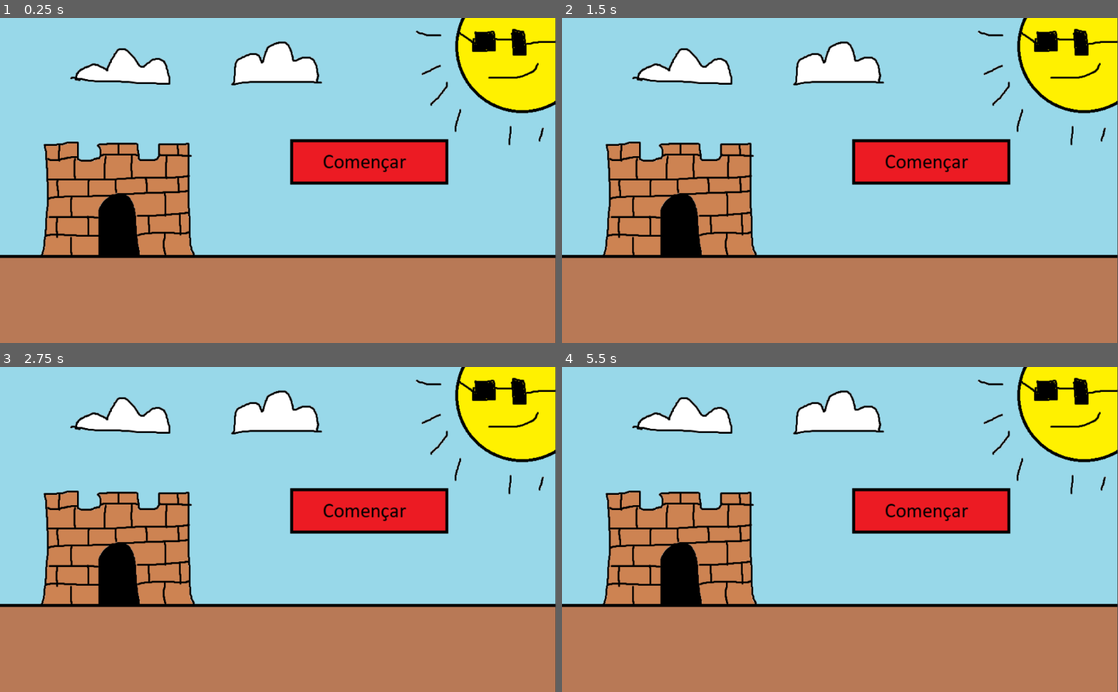
Above: before the commit, frames 1-4 (two rows, left to right).
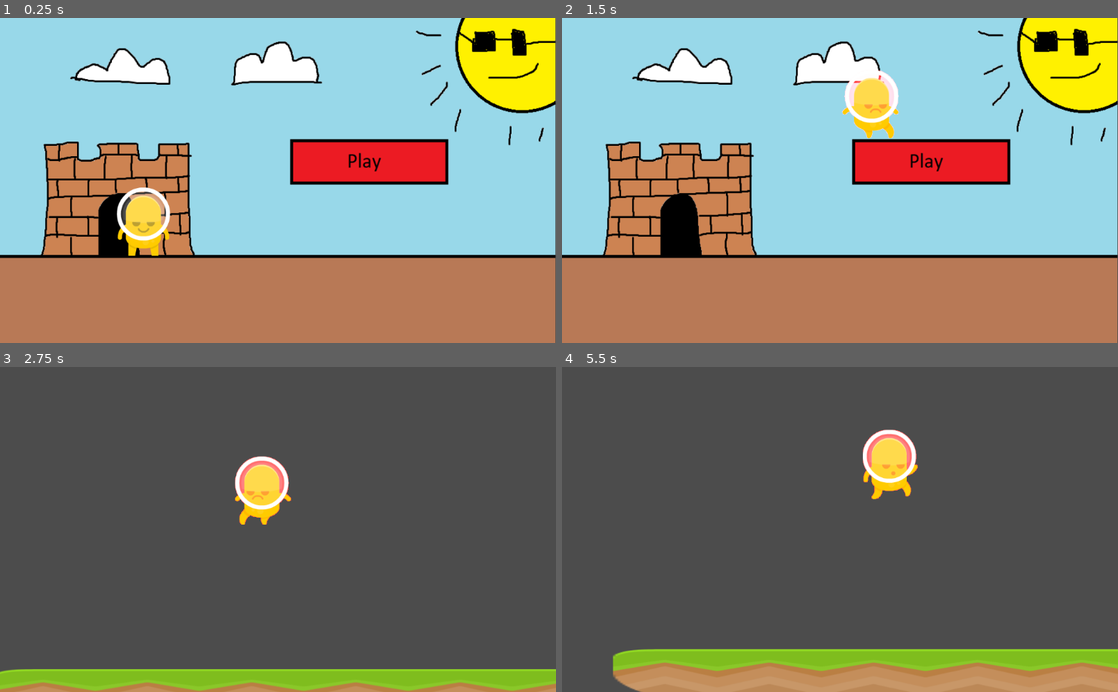
Above: after the commit, the same moments.

Repository: Rowlet20/Segon_joc
Game: Godot game, scene res://Escenes/Menu Principal/Menu principal.tscn
Same seed, same stepped clock (60 frames per second), same inputs: the game is played once before the commit and once after it. Before the commit the project starts from res://Escenes/Escena principal.tscn.
Inputs:
- Up to frame 1 (0.25 s): no input
- Up to frame 2 (1.5 s): tap Enter at 0.5 s; hold R (return, bound only after the commit) 0.53-1.28 s; hold D (right, bound only after the commit) from 0.53 s (still down); tap W (up, bound only after the commit) at 0.77, 0.8, 1.07, 1.35 s
- Up to frame 3 (2.75 s): tap W (up, bound only after the commit) at 1.52, 1.82, 2.3 s; tap R (return, bound only after the commit) at 1.55 s; release D (right, bound only after the commit) at 2.03 s; hold A (left, bound only after the commit) from 2.03 s (still down); hold R (return, bound only after the commit) from 2.03 s (still down)
- Up to frame 4 (5.5 s): release A (left, bound only after the commit) at 2.78 s; release R (return, bound only after the commit) at 2.78 s; hold D (right, bound only after the commit) 2.78-4.28 s; tap R (return, bound only after the commit) at 2.85, 4.35 s; tap W (up, bound only after the commit) at 3.02, 3.32, 3.6, 3.77, 4.07, 4.52, 4.82, 5.3 s; hold A (left, bound only after the commit) 4.28-5.03 s; hold D (right, bound only after the commit) from 5.03 s (still down); hold R (return, bound only after the commit) from 5.03 s (still down)

The runs differ from the first frame. In frame 1, 1.9% of the frame differs, in the area x 21-74%, y 41-74%; in frame 2, 1.8%; in frame 3, 98%, in the area x 0-100%, y 0-100%; in frame 4, 95%.

Commit message:
Primer nivell, menu finalitzat, camera
He creat el primer nivell, possat terres i els seus sprites, la camera segueix al personatge. IDEA: Segon nivell sigui una caiguda lliure.

Diff:
--- /dev/null
+++ b/Codes/Personatge.gd
@@ -0,0 +1,53 @@
+extends KinematicBody2D
+
+var velocitat_base = 300
+var velocitat = Vector2.ZERO
+var gravetat = Vector2.DOWN * 980 #Si cada 100 pixels es un metre
+var salt = Vector2.UP * 500
+var doble_salt = 1
+
+func _physics_process(delta):
+	velocitat.x = 0
+	if Input.is_action_pressed("right"):
+		velocitat += Vector2.RIGHT * velocitat_base
+	if Input.is_action_pressed("left"):
+		velocitat += Vector2.LEFT * velocitat_base
+	if Input.is_action_just_pressed("up") and doble_salt != 0:
+		doble_salt -= 1
+		velocitat = salt
+		if doble_salt == 0:
+			modulate = Color(255,1,1)
+	if is_on_floor():
+		doble_salt = 1
+		modulate = Color(1,1,1)
+	if Input.is_action_pressed("return"):
+		position = Vector2(503,199)
+
+	velocitat += gravetat * delta
+	velocitat = move_and_slide(velocitat, Vector2.UP)
+
+	anima(velocitat)
+
+func anima(velocitat:Vector2):
+	var animacio = $AnimatedSprite
+	if velocitat.x > 0:
+		animacio.flip_h = false
+		animacio.play('Walkin')
+	elif velocitat.x < 0:
+		animacio.flip_h = true
+		animacio.play('Walkin')
+
+	if velocitat.y < -2:
+		animacio.play('Jump')
+		return
+
+	if velocitat.y > 1:
+		animacio.play('Fall')
+		return
+
+	if abs(velocitat.x) < 0.1:
+		animacio.play('Quiet')
+
+
+func _on_Play_body_entered(body):
+	get_tree().change_scene("res://Escenes/Nivell 1.tscn")
--- a/Escena principal.gd
+++ /dev/null
@@ -1,16 +0,0 @@
-extends Node2D
-
-
-# Declare member variables here. Examples:
-# var a = 2
-# var b = "text"
-
-
-# Called when the node enters the scene tree for the first time.
-func _ready():
-	pass # Replace with function body.
-
-
-# Called every frame. 'delta' is the elapsed time since the previous frame.
-#func _process(delta):
-#	pass
--- a/Escenes/Escena principal.tscn
+++ /dev/null
@@ -1,23 +0,0 @@
-[gd_scene load_steps=3 format=2]
-
-[ext_resource path="res://Imatges/Menu_fons.png" type="Texture" id=1]
-[ext_resource path="res://Escenes/Terra.tscn" type="PackedScene" id=2]
-
-[node name="Node2D" type="Node2D"]
-
-[node name="MenuFons" type="Sprite" parent="."]
-position = Vector2( 511, 302 )
-scale = Vector2( 1.06667, 1.11852 )
-texture = ExtResource( 1 )
-
-[node name="Terra" parent="." instance=ExtResource( 2 )]
-position = Vector2( 501, 464 )
-scale = Vector2( 1.84, 1 )
-
-[node name="Terra2" parent="." instance=ExtResource( 2 )]
-position = Vector2( 1048, 258 )
-rotation = -1.5708
-
-[node name="Terra3" parent="." instance=ExtResource( 2 )]
-position = Vector2( -28, 251 )
-rotation = 1.5708
--- /dev/null
+++ b/Escenes/Grass Corner.tscn
@@ -0,0 +1,14 @@
+[gd_scene load_steps=3 format=2]
+
+[ext_resource path="res://Imatges/Ground/Grass/grassCliff_right.png" type="Texture" id=1]
+
+[sub_resource type="RectangleShape2D" id=1]
+extents = Vector2( 64, 64 )
+
+[node name="StaticBody2D" type="StaticBody2D"]
+
+[node name="Sprite" type="Sprite" parent="."]
+texture = ExtResource( 1 )
+
+[node name="CollisionShape2D" type="CollisionShape2D" parent="."]
+shape = SubResource( 1 )
--- /dev/null
+++ b/Escenes/Grass Ground.tscn
@@ -0,0 +1,14 @@
+[gd_scene load_steps=3 format=2]
+
+[ext_resource path="res://Imatges/Ground/Grass/grass.png" type="Texture" id=1]
+
+[sub_resource type="RectangleShape2D" id=1]
+extents = Vector2( 64, 64 )
+
+[node name="Ground" type="StaticBody2D"]
+
+[node name="Sprite" type="Sprite" parent="."]
+texture = ExtResource( 1 )
+
+[node name="CollisionShape2D" type="CollisionShape2D" parent="."]
+shape = SubResource( 1 )
--- /dev/null
+++ b/Escenes/Menu Principal/Menu principal.tscn
@@ -0,0 +1,39 @@
+[gd_scene load_steps=5 format=2]
+
+[ext_resource path="res://Escenes/Menu Principal/Terra Invisible.tscn" type="PackedScene" id=1]
+[ext_resource path="res://Escenes/Personatge.tscn" type="PackedScene" id=2]
+[ext_resource path="res://Imatges/Menu_fons.png" type="Texture" id=3]
+
+[sub_resource type="RectangleShape2D" id=1]
+extents = Vector2( 145.5, 41.5 )
+
+[node name="Menu principal" type="Node2D"]
+
+[node name="Menu principal - Fons" type="Sprite" parent="."]
+position = Vector2( 511, 302 )
+scale = Vector2( 1.06667, 1.11852 )
+texture = ExtResource( 3 )
+
+[node name="Personatge" parent="." instance=ExtResource( 2 )]
+position = Vector2( 264, 432 )
+
+[node name="Terra Invisible" parent="." instance=ExtResource( 1 )]
+position = Vector2( 501, 464 )
+scale = Vector2( 1.84, 1 )
+
+[node name="Wall" parent="." instance=ExtResource( 1 )]
+position = Vector2( 1048, 258 )
+rotation = -1.5708
+
+[node name="Wall2" parent="." instance=ExtResource( 1 )]
+position = Vector2( -28, 251 )
+rotation = 1.5708
+
+[node name="Play" type="Area2D" parent="."]
+position = Vector2( 678.75, 266.5 )
+
+[node name="CollisionShape2D" type="CollisionShape2D" parent="Play"]
+position = Vector2( 1.75, -1 )
+shape = SubResource( 1 )
+
+[connection signal="body_entered" from="Play" to="Personatge" method="_on_Play_body_entered"]
--- /dev/null
+++ b/Escenes/Nivell 1.tscn
@@ -0,0 +1,41 @@
+[gd_scene load_steps=5 format=2]
+
+[ext_resource path="res://Escenes/Grass Ground.tscn" type="PackedScene" id=1]
+[ext_resource path="res://Escenes/Personatge.tscn" type="PackedScene" id=2]
+[ext_resource path="res://Escenes/Grass Corner.tscn" type="PackedScene" id=3]
+
+[sub_resource type="RectangleShape2D" id=1]
+extents = Vector2( 64, 10 )
+
+[node name="Nivell 1" type="Node2D"]
+
+[node name="Personatge" parent="." instance=ExtResource( 2 )]
+position = Vector2( 475, 232 )
+
+[node name="Camera" type="Camera2D" parent="Personatge"]
+current = true
+drag_margin_h_enabled = true
+drag_margin_v_enabled = true
+
+[node name="Grass Corner" parent="." instance=ExtResource( 3 )]
+position = Vector2( 861, 536 )
+scale = Vector2( 4.5, 1 )
+
+[node name="Grass Corner2" parent="." instance=ExtResource( 3 )]
+position = Vector2( 285, 536 )
+scale = Vector2( -4.5, 1 )
+
+[node name="Ground" parent="." instance=ExtResource( 1 )]
+position = Vector2( 1538, 502 )
+scale = Vector2( 1, 2 )
+
+[node name="Falling Ground" parent="." instance=ExtResource( 1 )]
+position = Vector2( 2015, 397 )
+
+[node name="Area2D" type="Area2D" parent="Falling Ground"]
+
+[node name="CollisionShape2D" type="CollisionShape2D" parent="Falling Ground/Area2D"]
+position = Vector2( 0, -67 )
+shape = SubResource( 1 )
+
+[editable path="Falling Ground"]
--- /dev/null
+++ b/Escenes/Personatge.tscn
@@ -0,0 +1,48 @@
+[gd_scene load_steps=9 format=2]
+
+[ext_resource path="res://Imatges/Yellow/alienYellow_walk1.png" type="Texture" id=1]
+[ext_resource path="res://Imatges/Yellow/alienYellow_walk2.png" type="Texture" id=2]
+[ext_resource path="res://Imatges/Yellow/alienYellow_jump.png" type="Texture" id=3]
+[ext_resource path="res://Imatges/Yellow/alienYellow_front.png" type="Texture" id=4]
+[ext_resource path="res://Imatges/Yellow/alienYellow_hit.png" type="Texture" id=5]
+[ext_resource path="res://Codes/Personatge.gd" type="Script" id=6]
+
+[sub_resource type="SpriteFrames" id=2]
+animations = [ {
+"frames": [ ExtResource( 1 ), ExtResource( 2 ) ],
+"loop": true,
+"name": "Walkin",
+"speed": 5.0
+}, {
+"frames": [ ExtResource( 5 ) ],
+"loop": true,
+"name": "Fall",
+"speed": 5.0
+}, {
+"frames": [ ExtResource( 3 ) ],
+"loop": true,
+"name": "Jump",
+"speed": 5.0
+}, {
+"frames": [ ExtResource( 4 ) ],
+"loop": true,
+"name": "Quiet",
+"speed": 5.0
+} ]
+
+[sub_resource type="RectangleShape2D" id=3]
+extents = Vector2( 43.3333, 74.5 )
+
+[node name="Personatge" type="KinematicBody2D"]
+scale = Vector2( 0.75, 0.75 )
+script = ExtResource( 6 )
+
+[node name="AnimatedSprite" type="AnimatedSprite" parent="."]
+position = Vector2( 0, -84 )
+frames = SubResource( 2 )
+animation = "Quiet"
+playing = true
+
+[node name="CollisionShape2D" type="CollisionShape2D" parent="."]
+position = Vector2( 0.666666, -74.5 )
+shape = SubResource( 3 )
--- a/project.godot
+++ b/project.godot
@@ -11,8 +11,41 @@
 [application]
 
 config/name="Segon_joc_manelqc"
-run/main_scene="res://Escenes/Escena principal.tscn"
+run/main_scene="res://Escenes/Menu Principal/Menu principal.tscn"
 config/icon="res://Imatges/icon.png"
+
+[input]
+
+right={
+"deadzone": 0.5,
+"events": [ Object(InputEventKey,"resource_local_to_scene":false,"resource_name":"","device":0,"alt":false,"shift":false,"control":false,"meta":false,"command":false,"pressed":false,"scancode":68,"physical_scancode":0,"unicode":0,"echo":false,"script":null)
+, Object(InputEventKey,"resource_local_to_scene":false,"resource_name":"","device":0,"alt":false,"shift":false,"control":false,"meta":false,"command":false,"pressed":false,"scancode":16777233,"physical_scancode":0,"unicode":0,"echo":false,"script":null)
+ ]
+}
+left={
+"deadzone": 0.5,
+"events": [ Object(InputEventKey,"resource_local_to_scene":false,"resource_name":"","device":0,"alt":false,"shift":false,"control":false,"meta":false,"command":false,"pressed":false,"scancode":65,"physical_scancode":0,"unicode":0,"echo":false,"script":null)
+, Object(InputEventKey,"resource_local_to_scene":false,"resource_name":"","device":0,"alt":false,"shift":false,"control":false,"meta":false,"command":false,"pressed":false,"scancode":16777231,"physical_scancode":0,"unicode":0,"echo":false,"script":null)
+ ]
+}
+up={
+"deadzone": 0.5,
+"events": [ Object(InputEventKey,"resource_local_to_scene":false,"resource_name":"","device":0,"alt":false,"shift":false,"control":false,"meta":false,"command":false,"pressed":false,"scancode":87,"physical_scancode":0,"unicode":0,"echo":false,"script":null)
+, Object(InputEventKey,"resource_local_to_scene":false,"resource_name":"","device":0,"alt":false,"shift":false,"control":false,"meta":false,"command":false,"pressed":false,"scancode":16777232,"physical_scancode":0,"unicode":0,"echo":false,"script":null)
+, Object(InputEventKey,"resource_local_to_scene":false,"resource_name":"","device":0,"alt":false,"shift":false,"control":false,"meta":false,"command":false,"pressed":false,"scancode":32,"physical_scancode":0,"unicode":0,"echo":false,"script":null)
+ ]
+}
+down={
+"deadzone": 0.5,
+"events": [ Object(InputEventKey,"resource_local_to_scene":false,"resource_name":"","device":0,"alt":false,"shift":false,"control":false,"meta":false,"command":false,"pressed":false,"scancode":83,"physical_scancode":0,"unicode":0,"echo":false,"script":null)
+, Object(InputEventKey,"resource_local_to_scene":false,"resource_name":"","device":0,"alt":false,"shift":false,"control":false,"meta":false,"command":false,"pressed":false,"scancode":16777234,"physical_scancode":0,"unicode":0,"echo":false,"script":null)
+ ]
+}
+return={
+"deadzone": 0.5,
+"events": [ Object(InputEventKey,"resource_local_to_scene":false,"resource_name":"","device":0,"alt":false,"shift":false,"control":false,"meta":false,"command":false,"pressed":false,"scancode":82,"physical_scancode":0,"unicode":0,"echo":false,"script":null)
+ ]
+}
 
 [physics]
 
Renamed: Escenes/Terra.tscn -> Escenes/Menu Principal/Terra Invisible.tscn
Binary file added: Imatges/Ground/Dirt/dirt.png
Not shown, added: Imatges/Ground/Dirt/dirt.png.import
Binary file added: Imatges/Ground/Dirt/dirtCenter.png
Not shown, added: Imatges/Ground/Dirt/dirtCenter.png.import
Binary file added: Imatges/Ground/Dirt/dirtCenter_rounded.png
Not shown, added: Imatges/Ground/Dirt/dirtCenter_rounded.png.import
Binary file added: Imatges/Ground/Dirt/dirtCliffAlt_left.png
Not shown, added: Imatges/Ground/Dirt/dirtCliffAlt_left.png.import
Binary file added: Imatges/Ground/Dirt/dirtCliffAlt_right.png
Not shown, added: Imatges/Ground/Dirt/dirtCliffAlt_right.png.import
Binary file added: Imatges/Ground/Dirt/dirtCliff_left.png
(and 230 more such lines)
